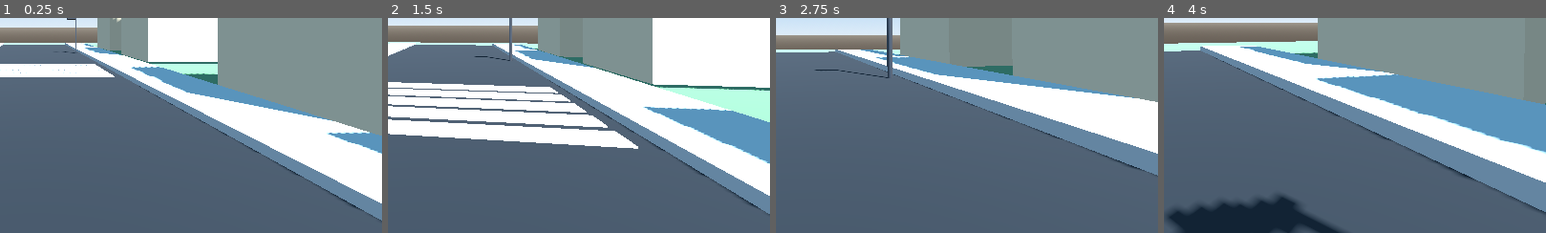
Above: before the commit, frames 1-4 (left to right).
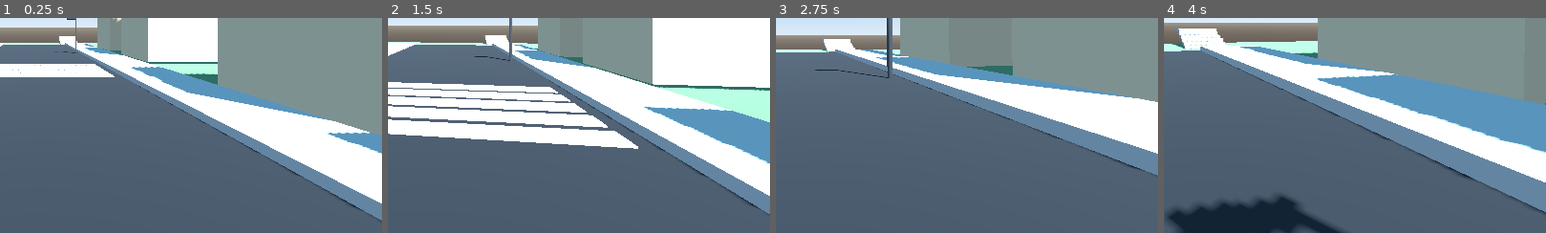
Above: after the commit, the same moments.

Repository: KXAND/BlindWalker
Game: Godot game, scene res://scenes/main/Main.tscn
Same seed, same stepped clock (60 frames per second), same inputs: the game is played once before the commit and once after it.
Inputs (mouse positions are % of the whole screen's width and height, from its top left):
- Up to frame 1 (0.25 s): no input
- Up to frame 2 (1.5 s): tap Enter at 0.5 s; move the mouse to (55, 50) at 0.52 s; hold Shift 0.53-1.28 s; hold W from 0.53 s (still down); tap Space at 0.77 s; move the mouse to (45, 50) at 1.27 s; tap Shift at 1.35 s
- Up to frame 3 (2.75 s): keep holding W; tap Space at 1.52 s; move the mouse to (52, 48) at 2.02 s; hold Shift from 2.03 s (still down)
- Up to frame 4 (4 s): keep holding W; move the mouse to (49, 52) at 2.77 s; release Shift at 2.78 s; tap Shift at 2.85 s; tap Space at 3.02, 3.77 s; move the mouse to (57, 51) at 3.52 s; hold Shift from 3.53 s (still down)
The pictures show only the part of the screen within x 46-96%, y 48-98%; the shares and areas given below are measured in that part.

The runs differ from the first frame. In frame 1, 0.1% of the frame differs, in the area x 15-21%, y 8-13%; in frame 2, 0.3%; in frame 3, 0.4%; in frame 4, 1.0%, in the area x 2-17%, y 4-15%.

Commit message:
feat(scene): add a test stairs

Diff:
--- a/scenes/main/Main.tscn
+++ b/scenes/main/Main.tscn
@@ -43,6 +43,12 @@
 metallic = 0.25
 roughness = 0.7
 
+[sub_resource type="BoxShape3D" id="BoxShape3D_stair_ramp"]
+size = Vector3(2.3, 0.2, 2.969873)
+
+[sub_resource type="BoxShape3D" id="BoxShape3D_top_platform"]
+size = Vector3(2.4, 0.2, 1.55)
+
 [node name="Main" type="Node3D"]
 
 [node name="WorldEnvironment" type="WorldEnvironment" parent="."]
@@ -195,3 +201,49 @@
 use_collision = true
 size = Vector3(0.8, 0.15, 0.25)
 material = SubResource("StandardMaterial3D_lamp")
+
+[node name="StaircaseTest" type="Node3D" parent="."]
+transform = Transform3D(1, 0, 0, 0, 1, 0, 0, 0, 1, 5, -0.22986984, -24)
+
+[node name="Step01" type="CSGBox3D" parent="StaircaseTest"]
+transform = Transform3D(1, 0, 0, 0, 1, 0, 0, 0, 1, 0, 0.19, 0)
+size = Vector3(2.5, 0.18, 0.55)
+material = SubResource("StandardMaterial3D_sidewalk")
+
+[node name="Step02" type="CSGBox3D" parent="StaircaseTest"]
+transform = Transform3D(1, 0, 0, 0, 1, 0, 0, 0, 1, 0, 0.37, -0.55)
+size = Vector3(2.5, 0.18, 0.55)
+material = SubResource("StandardMaterial3D_sidewalk")
+
+[node name="Step03" type="CSGBox3D" parent="StaircaseTest"]
+transform = Transform3D(1, 0, 0, 0, 1, 0, 0, 0, 1, 0, 0.55, -1.1)
+size = Vector3(2.5, 0.18, 0.55)
+material = SubResource("StandardMaterial3D_sidewalk")
+
+[node name="Step04" type="CSGBox3D" parent="StaircaseTest"]
+transform = Transform3D(0.9999986, 0.001658062, 0, -0.001658062, 0.9999986, 0, 0, 0, 1, 0, 0.73, -1.6499996)
+size = Vector3(2.5, 0.18, 0.55)
+material = SubResource("StandardMaterial3D_sidewalk")
+
+[node name="Step05" type="CSGBox3D" parent="StaircaseTest"]
+transform = Transform3D(1, 0, 0, 0, 1, 0, 0, 0, 1, 0, 0.91, -2.2)
+size = Vector3(2.5, 0.18, 0.55)
+material = SubResource("StandardMaterial3D_sidewalk")
+
+[node name="TopPlatform" type="CSGBox3D" parent="StaircaseTest"]
+transform = Transform3D(1, 0, 0, 0, 1, 0, 0, 0, 1, 0, 1.09, -3)
+size = Vector3(2.5, 0.18, 1.6)
+material = SubResource("StandardMaterial3D_sidewalk")
+
+[node name="StairRampCollider" type="StaticBody3D" parent="StaircaseTest"]
+transform = Transform3D(1, 0, 0, 0, 0.9063078, -0.4226183, 0, 0.4226183, 0.9063078, 0, 0.62, -1.48)
+
+[node name="CollisionShape3D" type="CollisionShape3D" parent="StaircaseTest/StairRampCollider"]
+transform = Transform3D(1, 0, 0, 0, 0.9979275, 0.06434074, 0, -0.06434074, 0.9979275, 0, 0.19530678, 0.54533005)
+shape = SubResource("BoxShape3D_stair_ramp")
+
+[node name="TopPlatformCollider" type="StaticBody3D" parent="StaircaseTest"]
+transform = Transform3D(1, 0, 0, 0, 1, 0, 0, 0, 1, 0, 1.09, -3)
+
+[node name="CollisionShape3D" type="CollisionShape3D" parent="StaircaseTest/TopPlatformCollider"]
+shape = SubResource("BoxShape3D_top_platform")
Not shown: 1 places in scenes/main/Main.tscn that only renumber resources
